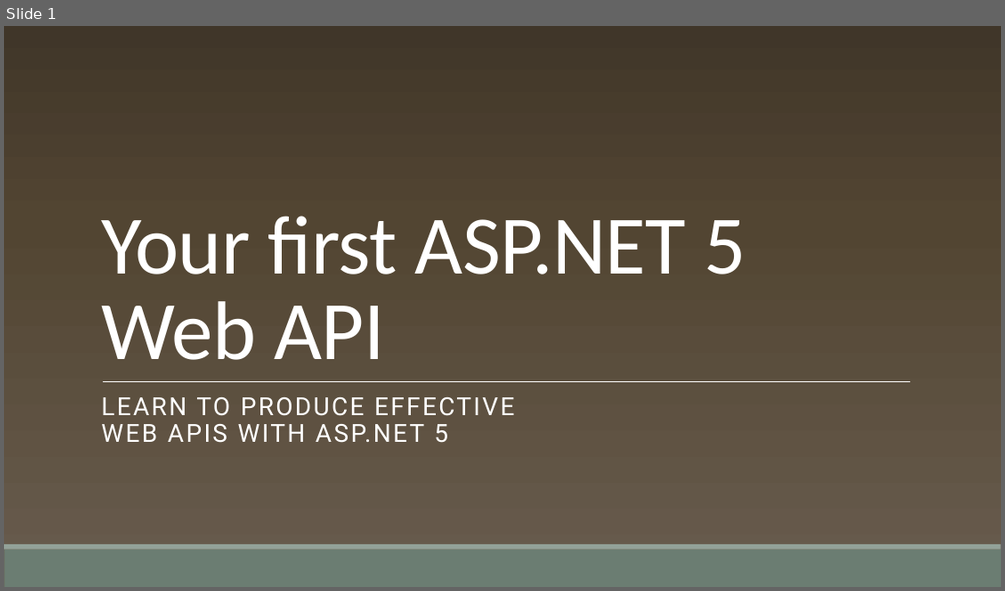
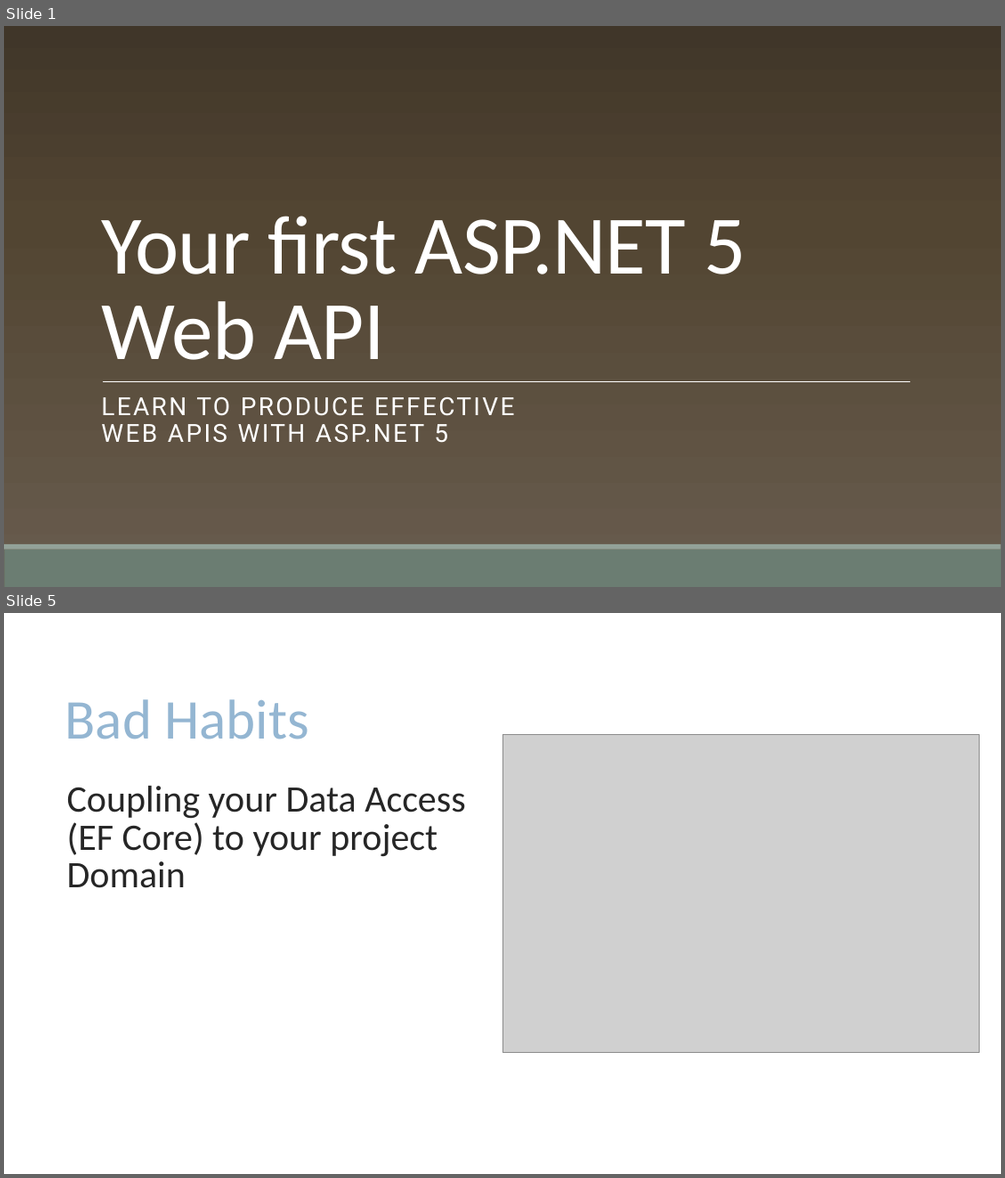
Before and after one commit to cwoodruff/aspnet-5-web-api-workshop, a slide deck: module-1/01-03 Your first ASP.NET 5 Web API/01-03 Your first ASP.NET 5 Web API.pptx. Shown one above the other, each under a label of ours: slide 1 before the commit, slides 1 and 5 after it; the slides between them are not shown. The pictures are 1005x591 and 1005x1178 pixels, drawn with LibreOffice and Linux fonts; fonts in the diff are those of the drawing; grey boxes stand for pictures; background and template pictures are left out. Boxes give left, top, right and bottom in pixels: in the first picture for what was removed or moved away, otherwise in the second. Text is boxed around its words. In the diff, an @@ line names an element or a change of style, - is before the commit and + after.

```diff
--- a/module-1/01-03 Your first ASP.NET 5 Web API/01-03 Your first ASP.NET 5 Web API.pptx
+++ b/module-1/01-03 Your first ASP.NET 5 Web API/01-03 Your first ASP.NET 5 Web API.pptx
@@ slide 5 added at box(4, 613, 1001, 1174), background #FFFFFF @@
@@ title added at box(65, 699, 309, 739), 54 pt, text #94B6D2 @@
+Bad Habits
@@ picture added at box(502, 734, 979, 1052) @@
@@ text added at box(67, 786, 465, 888), 36 pt, text #262626 @@
+Coupling your Data Access (EF Core) to your project Domain
```
Also in this commit, not shown: 4 other slides added, 10 other files.
